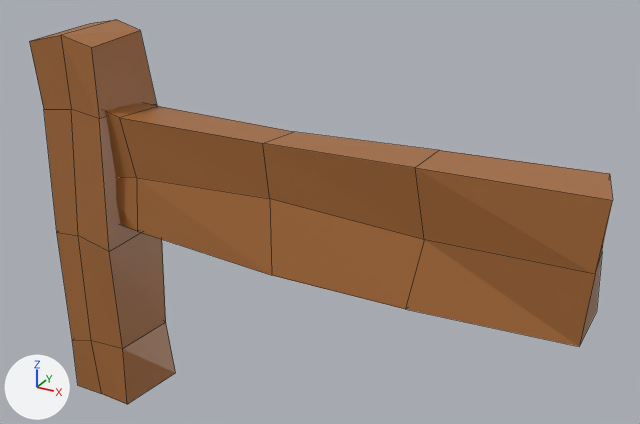
The Blender file Assets/Models/fencing.blend as it was, and as the next commit left it.
The view is the same before and after, from a 50 mm lens placed at (4.78, -5.05, 4.59), pointed at (1.88, 0.23, 1.96). Lighting does not change. The marker at lower left points along +X, +Y and +Z. Mesh edges are drawn as thin lines.
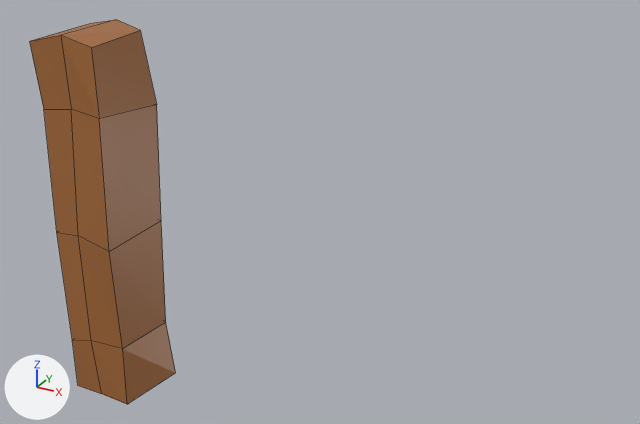
Changed parts and their boxes (x1, y1, x2, y2) in the pictures (640 x 424 px):
'Cube', reshaped (75% narrower): before (29, 19, 613, 404); after (29, 19, 176, 404)
part 1 of me_cube_001, deleted (brown): before (105, 103, 613, 347)

The change in detail:
me_cube_001 has 60 vertices, 56 faces and spans x -0.33..4.0, y -0.33..0.36, z -0.02..3.18.
me_cube_001 is used by ob_cube; location (0.0, 0.0, 0.0).
me_cube_001 part 1: the loose piece of 30 vertices spanning x 0.12..4.0, y -0.25..0.25, z 1.58..2.66 is deleted.
